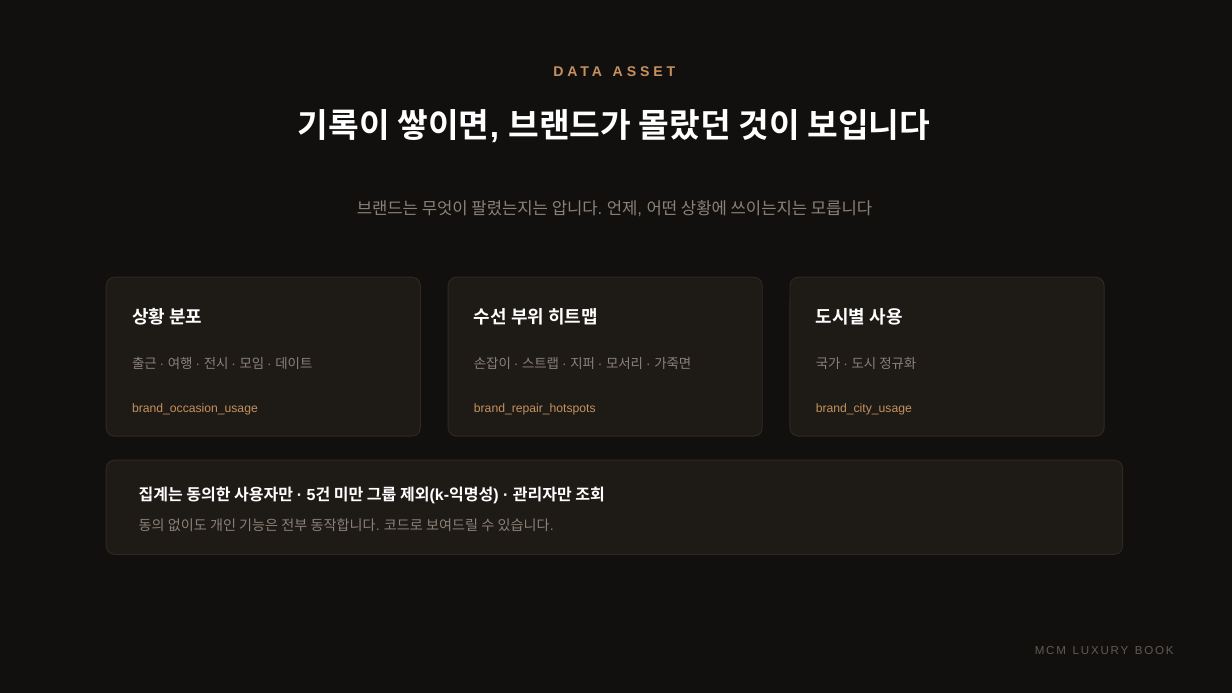
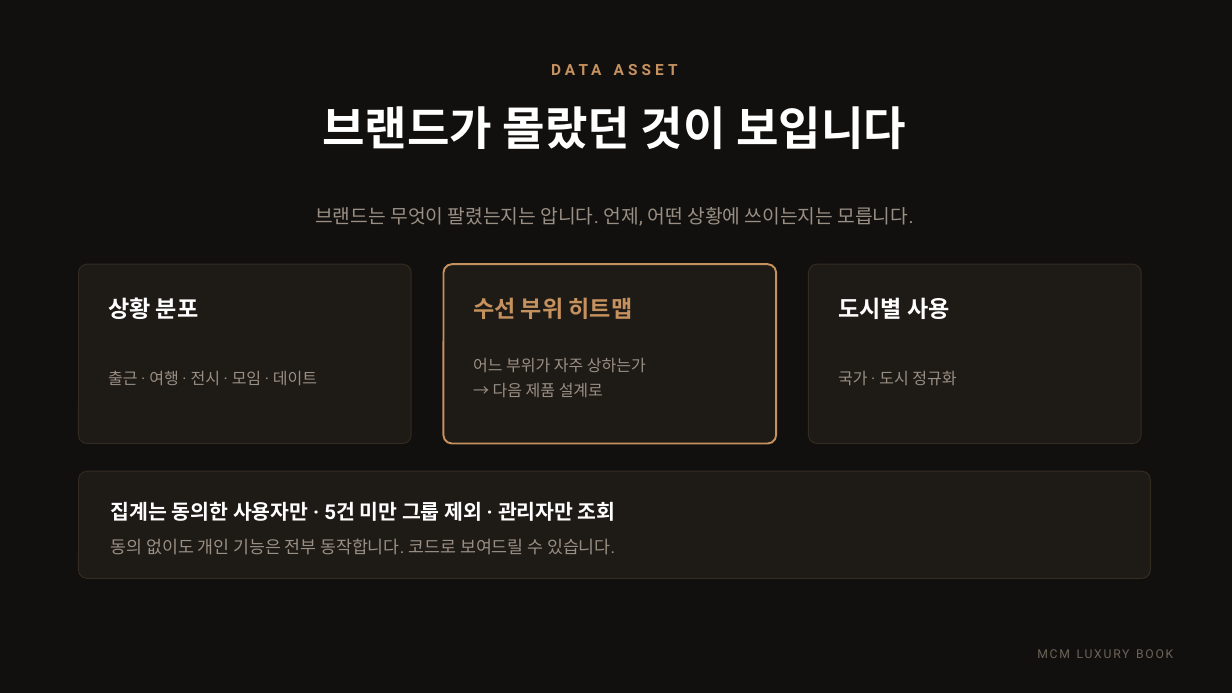
Before and after one commit to elominatedCloud/likeGonzi, a slide deck: slide 18 of docs/ir/MCM_Luxury_Book_IR.pptx (slide 15 before the commit). Drawn at 1232x693 pixels with LibreOffice and Linux fonts; fonts in the diff are those of the drawing; background and template pictures are left out. Boxes give left, top, right and bottom in pixels: in the first picture for what was removed or moved away, otherwise in the second. Text is boxed around its words. In the diff, an @@ line names an element or a change of style, - is before the commit and + after.

```diff
--- a/docs/ir/MCM_Luxury_Book_IR.pptx
+++ b/docs/ir/MCM_Luxury_Book_IR.pptx
@@ text "DATA ASSET" at [551,64,602,75]: size 11 to 12 pt, font Arial to Roboto, letter spacing 3 to 3.2 pt @@
@@ text at [322,106,906,149]: text changed; size 26 to 36 pt; font Arial to Roboto @@
-기록이 쌓이면, 브랜드가 몰랐던 것이 보입니다
+브랜드가 몰랐던 것이 보입니다
@@ text at [315,207,914,226]: text changed; size 13 to 15 pt; font Arial to Roboto; text colour #8C8177 to #9A8F84 @@
-브랜드는 무엇이 팔렸는지는 압니다. 언제, 어떤 상황에 쓰이는지는 모릅니다
+브랜드는 무엇이 팔렸는지는 압니다. 언제, 어떤 상황에 쓰이는지는 모릅니다.
@@ rounded rectangle: place and size @@
-rounded rectangle at [106,277,421,436]
+rounded rectangle at [79,264,411,444]
@@ rounded rectangle: place and size @@
-rounded rectangle at [448,277,762,436]
+rounded rectangle at [444,264,776,444]
@@ rounded rectangle at [444,264,776,444]: outline #31291F 0.75 pt to #C4915F 1.5 pt; proportions changed @@
@@ outline #31291F 0.75 pt to #342B21 0.75 pt; proportions changed in 3 elements at [79,264,411,444], [79,471,1151,579], [809,264,1141,444] @@
@@ rounded rectangle: place and size @@
-rounded rectangle at [790,277,1104,436]
+rounded rectangle at [809,264,1141,444]
@@ text "상황 분포": place and size @@
-text "상황 분포" at [132,308,202,325]
+text "상황 분포" at [108,297,199,319]
@@ text "상황 분포" at [108,297,199,319]: size 14 to 18 pt, font Arial to Roboto @@
@@ text "수선 부위 히트맵": place and size @@
-text "수선 부위 히트맵" at [474,308,598,325]
+text "수선 부위 히트맵" at [473,297,633,319]
@@ text "수선 부위 히트맵" at [473,297,633,319]: size 14 to 18 pt, font Arial to Roboto, text colour #FFFFFF to #C4915F @@
@@ text "도시별 사용" at [838,297,950,319]: size 14 to 18 pt, font Arial to Roboto @@
@@ text "도시별 사용": place and size @@
-text "도시별 사용" at [816,308,903,325]
+text "도시별 사용" at [838,297,950,319]
@@ text "출근 · 여행 · 전시 ...": place and size @@
-text "출근 · 여행 · 전시 ..." at [132,357,312,369]
+text "출근 · 여행 · 전시 ..." at [108,370,317,385]
@@ text "출근 · 여행 · 전시 ..." at [108,370,317,385]: size 10.5 to 12.5 pt, font Arial to Roboto, text colour #8C8177 to #9A8F84; line spacing 15pt to 19pt @@
@@ text added at [473,358,646,397], 12.5 pt, text #9A8F84 @@
+어느 부위가 자주 상하는가
+→ 다음 제품 설계로
@@ text removed at [474,357,691,369] @@
-손잡이 · 스트랩 · 지퍼 · 모서리 · 가죽면
@@ text "국가 · 도시 정규화" at [838,371,956,385]: size 10.5 to 12.5 pt, font Arial to Roboto, text colour #8C8177 to #9A8F84; line spacing 15pt to 19pt @@
@@ text "국가 · 도시 정규화": place and size @@
-text "국가 · 도시 정규화" at [816,357,916,369]
+text "국가 · 도시 정규화" at [838,371,956,385]
@@ text removed at [132,403,258,415] @@
-brand_occasion_usage
@@ text removed at [474,403,596,415] @@
-brand_repair_hotspots
@@ text removed at [816,403,912,415] @@
-brand_city_usage
@@ rounded rectangle: place and size @@
-rounded rectangle at [106,460,1123,555]
+rounded rectangle at [79,471,1151,579]
@@ text at [111,501,616,521]: text changed; size 12.5 to 16 pt; font Arial to Roboto @@
-집계는 동의한 사용자만 · 5건 미만 그룹 제외(k-익명성) · 관리자만 조회
+집계는 동의한 사용자만 · 5건 미만 그룹 제외 · 관리자만 조회
@@ text "동의 없이도 개인 기능은 전부 ...": place and size @@
-text "동의 없이도 개인 기능은 전부 ..." at [139,518,554,531]
+text "동의 없이도 개인 기능은 전부 ..." at [111,538,615,555]
@@ text "동의 없이도 개인 기능은 전부 ..." at [111,538,615,555]: size 11 to 13.5 pt, font Arial to Roboto, text colour #8C8177 to #9A8F84 @@
@@ text "MCM LUXURY BOOK" at [1037,649,1173,658]: size 9 to 9.5 pt, font Arial to Roboto, text colour #635A51 to #6E6459 @@
```
Also in this commit, not shown: 12 other slides changed, 9 slides added, 6 slides removed, 5 other files.
